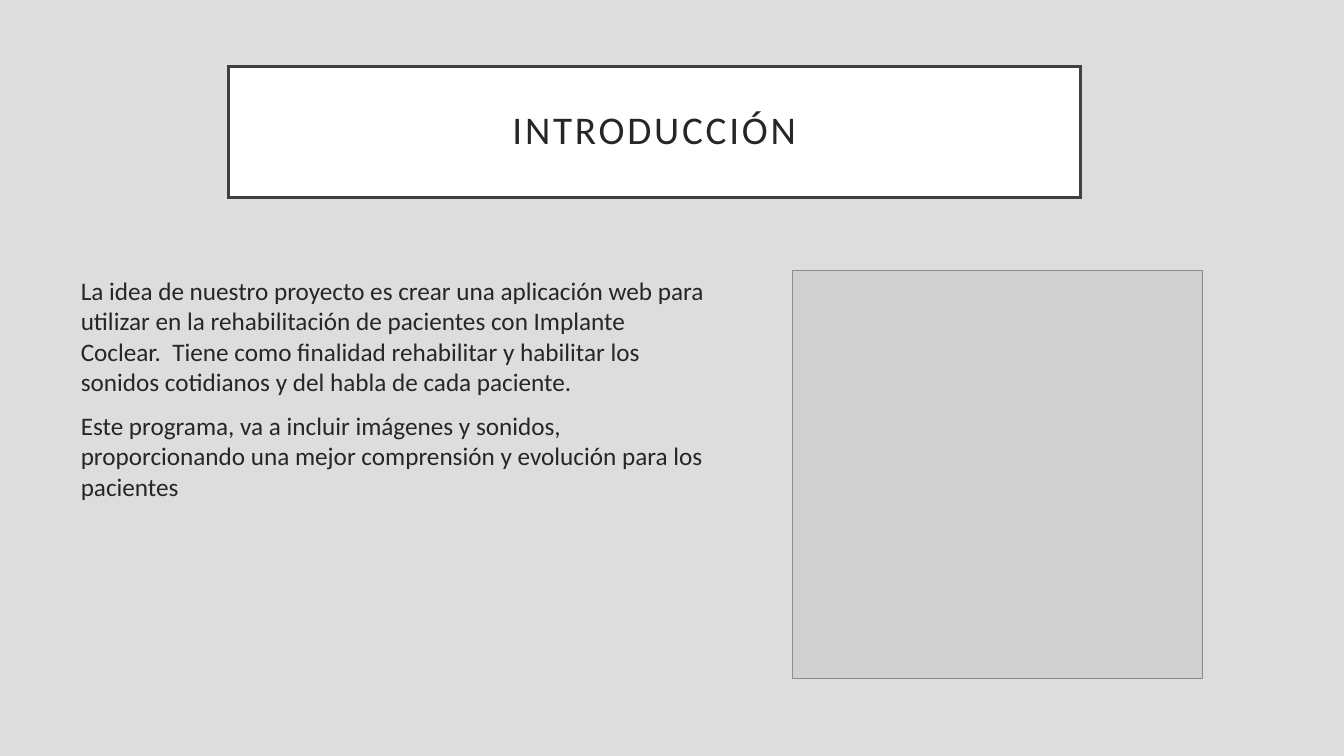
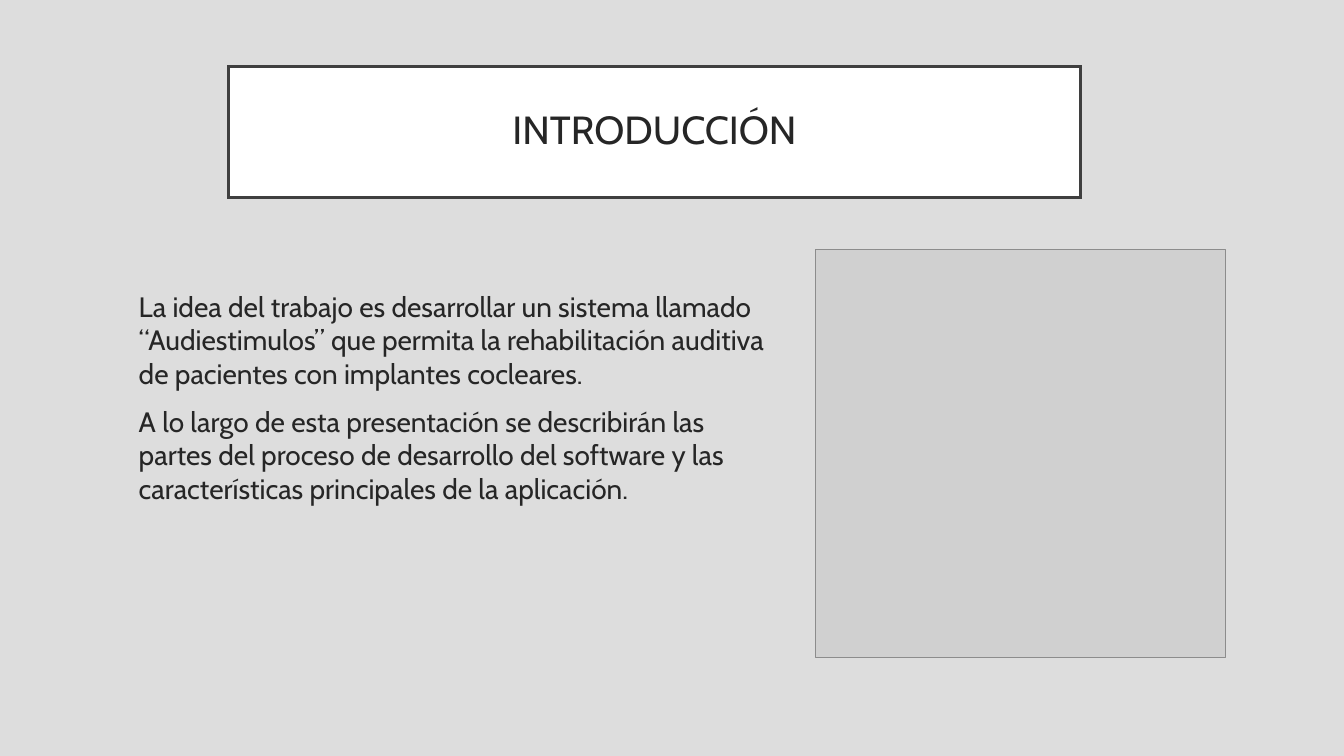
Before and after one commit to lucasconfalonieri/Audiestimulos, a slide deck: slide 2 of Presentación Intercatedra.pptx. Drawn at 1344x756 pixels with LibreOffice and Linux fonts; fonts in the diff are those of the drawing; grey boxes stand for pictures. Boxes give left, top, right and bottom in pixels: in the first picture for what was removed or moved away, otherwise in the second. Text is boxed around its words. In the diff, an @@ line names an element or a change of style, - is before the commit and + after.

```diff
--- a/Presentación Intercatedra.pptx
+++ b/Presentación Intercatedra.pptx
@@ title "INTRODUCCIÓN" at bbox=[229, 67, 1081, 198]: font Calibri to Cabin, letter spacing 2 to 0 pt; outline #404040 2.5 pt to #3F3F3F 2.5 pt @@
@@ picture: place and size @@
-picture at bbox=[793, 270, 1204, 679]
+picture at bbox=[816, 249, 1226, 657]
@@ text removed at bbox=[81, 282, 704, 500] @@
-La idea de nuestro proyecto es crear una aplicación web para utilizar en la rehabilitación de pacientes con Implante Coclear. Tiene como finalidad rehabilitar y habilitar los sonidos cotidianos y del habla de cada paciente.
-Este programa, va a incluir imágenes y sonidos, proporcionando una mejor comprensión y evolución para los pacientes
@@ text added at bbox=[139, 296, 764, 505], 20 pt, text #262626 @@
+La idea del trabajo es desarrollar un sistema llamado “Audiestimulos” que permita la rehabilitación auditiva de pacientes con implantes cocleares.
+A lo largo de esta presentación se describirán las partes del proceso de desarrollo del software y las características principales de la aplicación.
```
Also in this commit, not shown: 9 other slides changed, 1 slide added, 1 slide removed.
